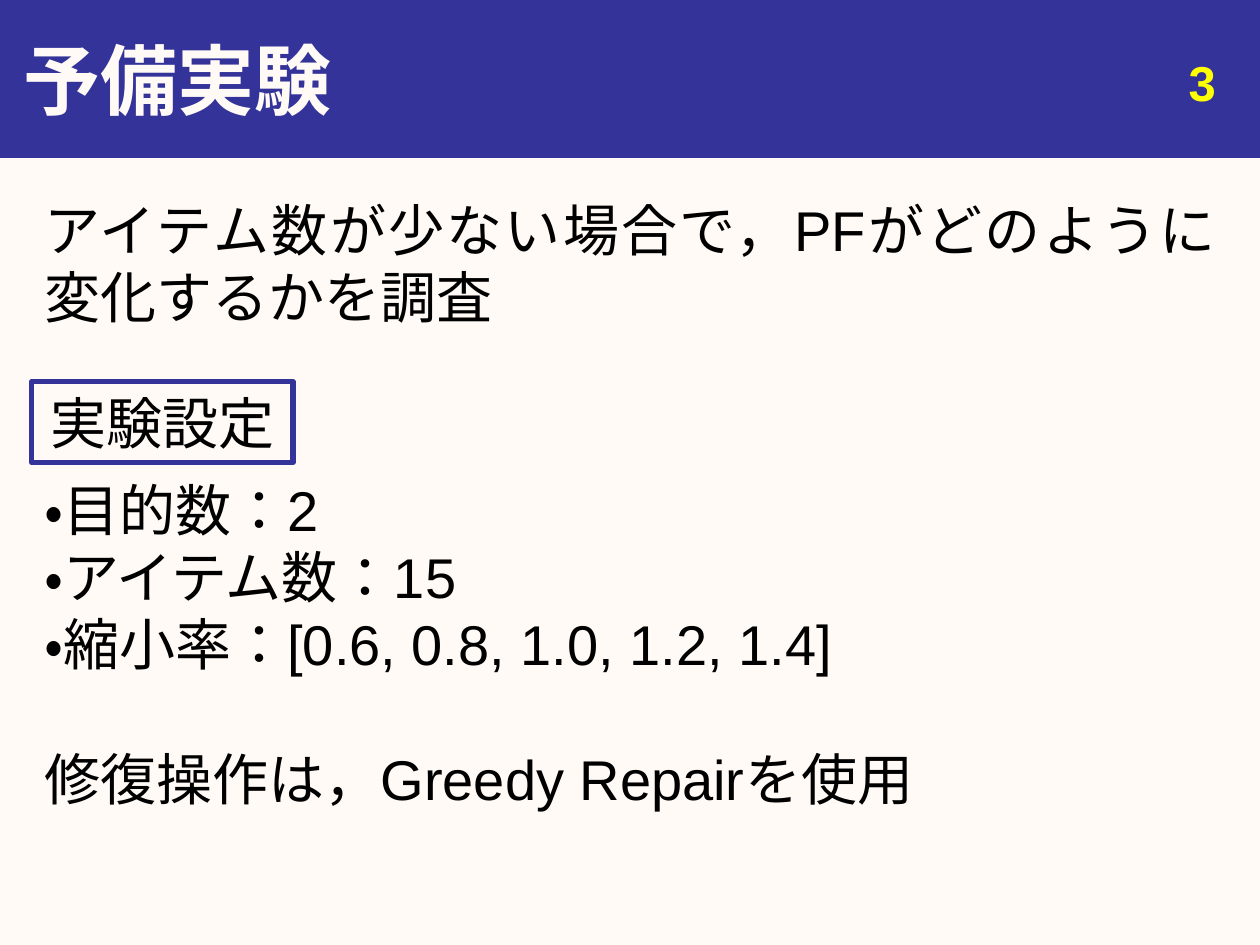
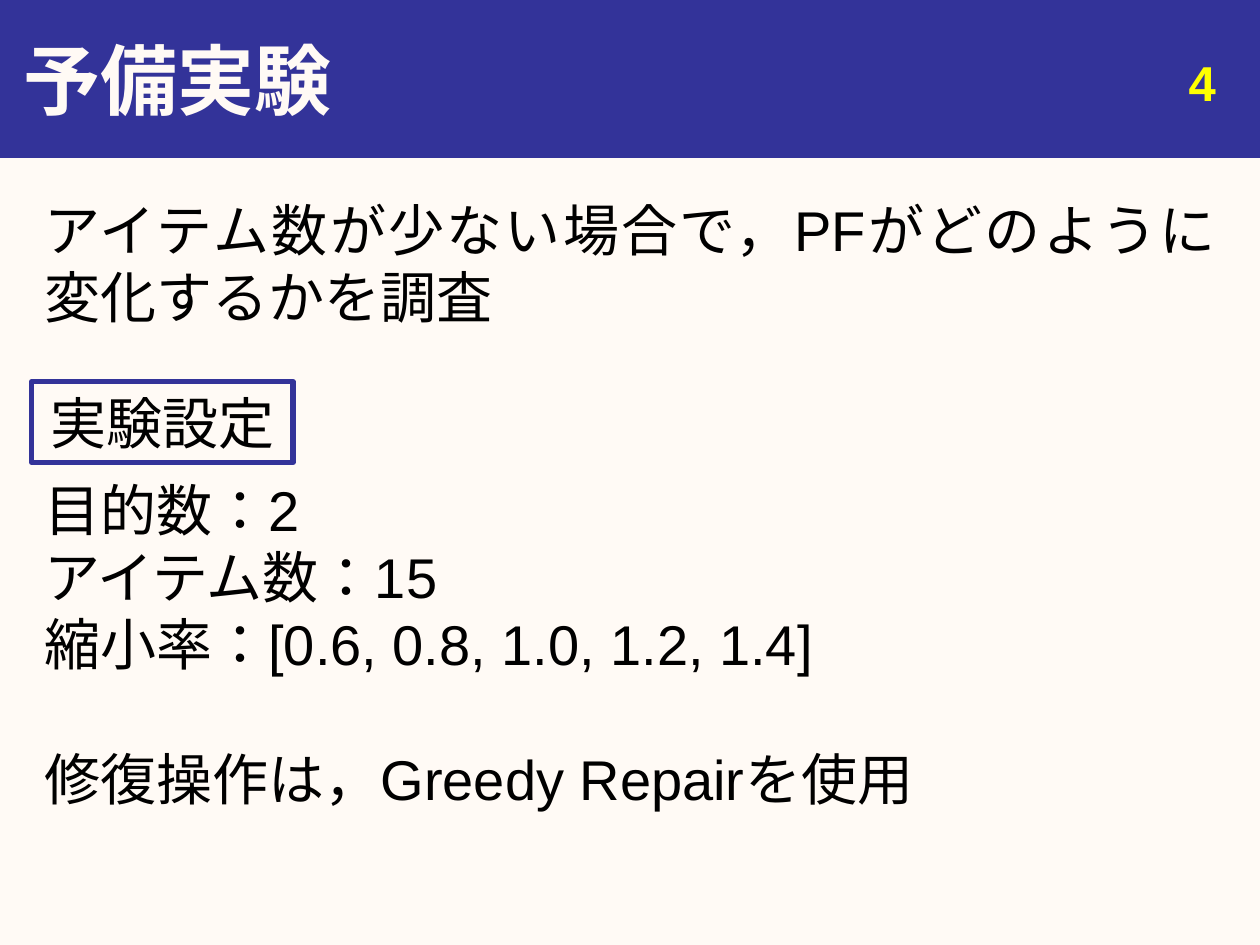
Before and after one commit to youle921/Slide-maintain, a slide deck: slide 4 of slide_1223/20191223_urita.pptx (slide 3 before the commit). Drawn at 1260x945 pixels with LibreOffice and Linux fonts; fonts in the diff are those of the drawing. Boxes give left, top, right and bottom in pixels: in the first picture for what was removed or moved away, otherwise in the second. Text is boxed around its words. In the diff, an @@ line names an element or a change of style, - is before the commit and + after.

```diff
--- a/slide_1223/20191223_urita.pptx
+++ b/slide_1223/20191223_urita.pptx
@@ page number at box(1189, 67, 1216, 101): text changed @@
-3
+4
@@ text at box(44, 484, 913, 812): text changed @@
-・目的数：2
-・アイテム数：15
-・縮小率：[0.6, 0.8, 1.0, 1.2, 1.4]
-修復操作は，Greedy Repairを使用
+目的数：2
+アイテム数：15
+縮小率：[0.6, 0.8, 1.0, 1.2, 1.4]
+修復操作は，Greedy Repairを使用
```
Also in this commit, not shown: 1 other slide changed, 1 slide added.
